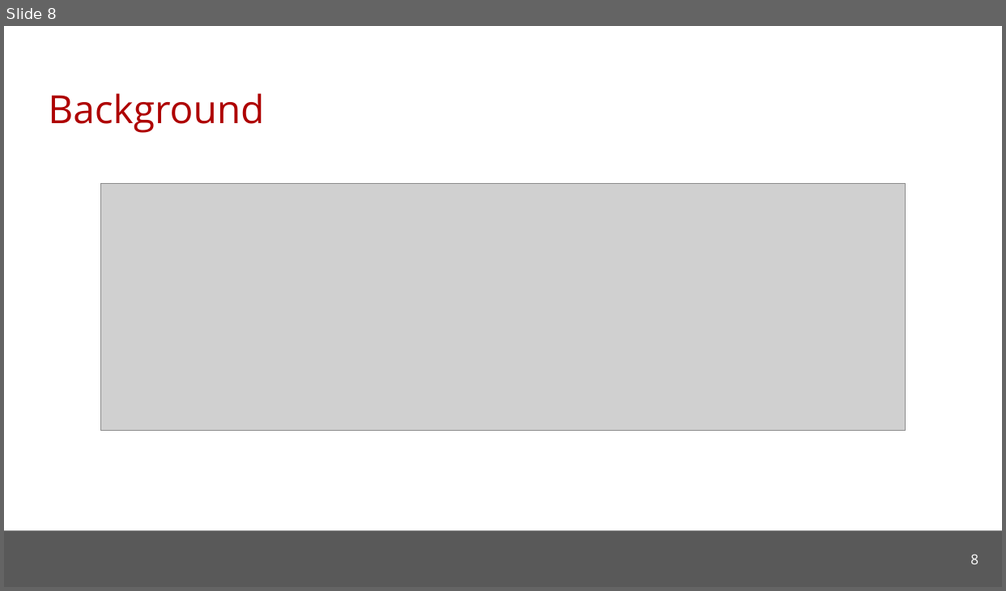
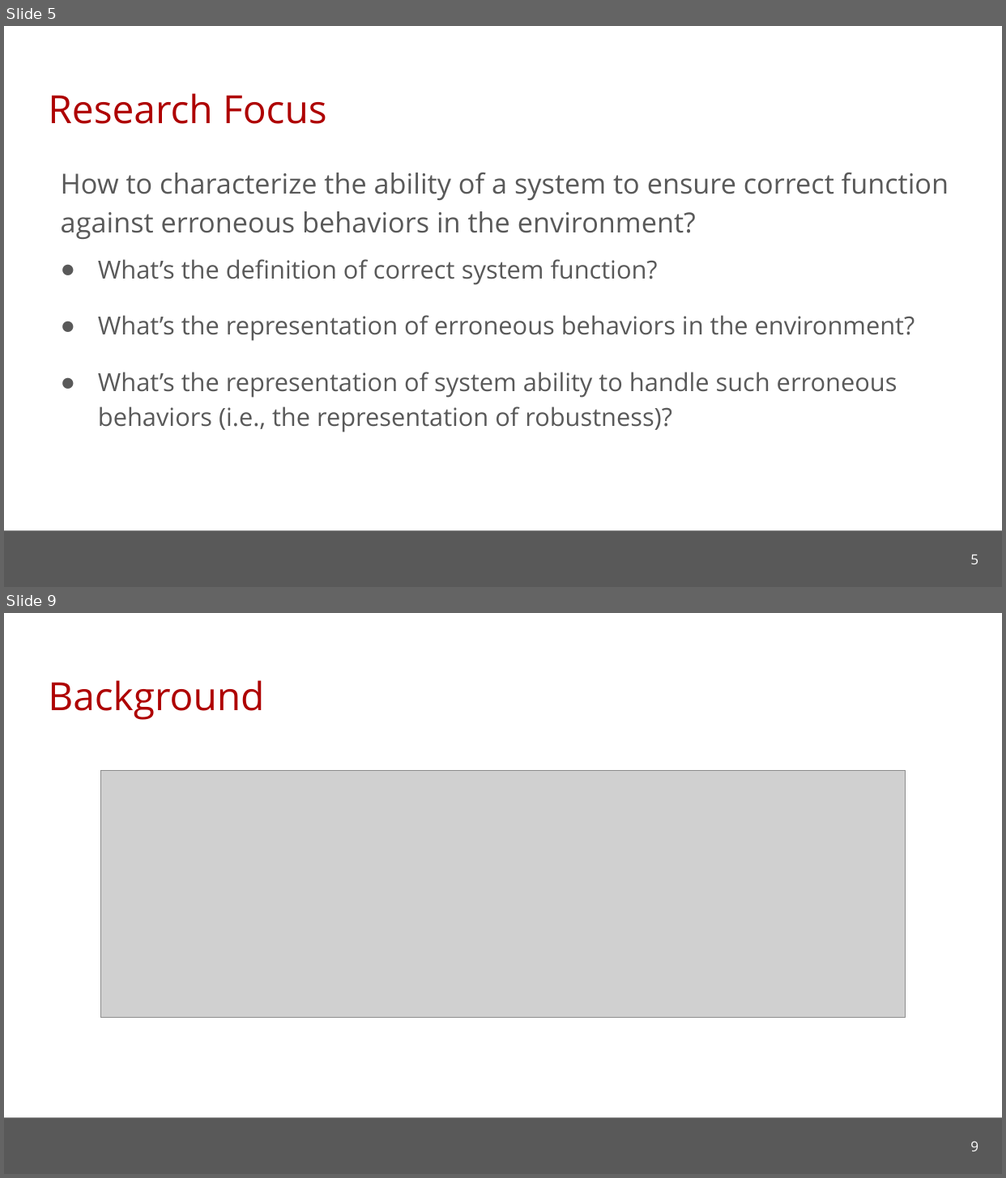
Before and after one commit to cmu-soda/Robustness, a slide deck: Robustness.pptx. Shown one above the other, each under a label of ours: slide 8 before the commit, slides 5 and 9 after it; the slides between them are not shown. The pictures are 1006x591 and 1006x1178 pixels, drawn with LibreOffice and Linux fonts; fonts in the diff are those of the drawing; grey boxes stand for pictures; background and template pictures are left out. Boxes give left, top, right and bottom in pixels: in the first picture for what was removed or moved away, otherwise in the second. Text is boxed around its words. In the diff, an @@ line names an element or a change of style, - is before the commit and + after.

```diff
--- a/Robustness.pptx
+++ b/Robustness.pptx
@@ slide 5 added at (4,26,1002,587), background #FFFFFF; not listed: 1 template element that a slide beside it also shows @@
@@ title added at (48,93,327,124), 28 pt, text #AE0000 @@
+Research Focus
@@ text added at (61,173,948,433), 18 pt, text #595959 @@
+How to characterize the ability of a system to ensure correct function against erroneous behaviors in the environment?
+● What’s the definition of correct system function?
+● What’s the representation of erroneous behaviors in the environment?
+● What’s the representation of system ability to handle such erroneous behaviors (i.e., the representation of robustness)?
@@ page number added at (970,555,978,565), 10 pt, text #FFFFFF @@
+5
@@ what was slide 8 is now slide 9 @@
@@ page number at (970,1141,978,1152): text changed @@
-8
+9
```
Also in this commit, not shown: 4 slides changed, 3 other slides added, 3 slides removed, 1 other file.
